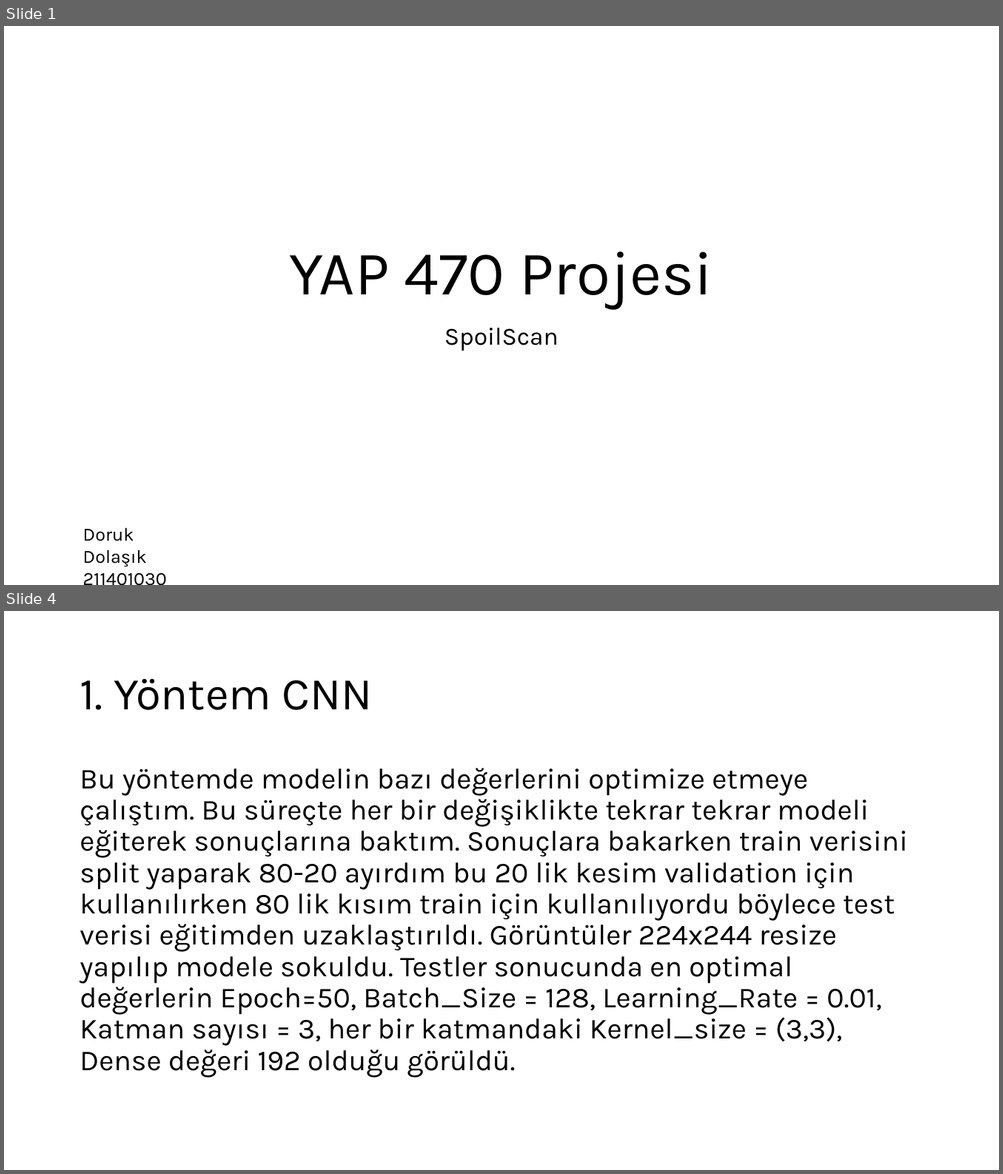
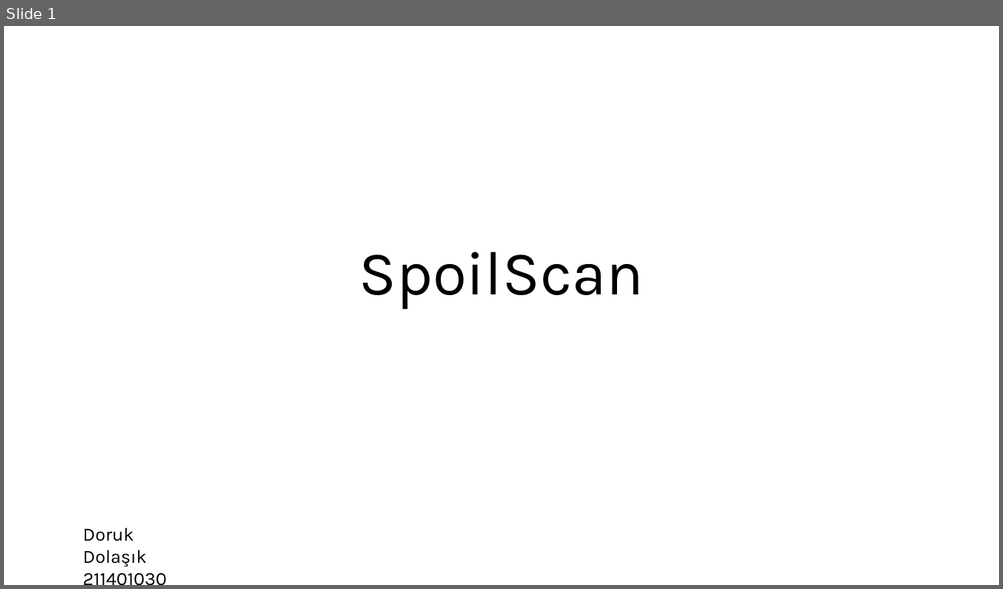
Before and after one commit to dorukdolas/SpoilScanFinal, a slide deck: Sunum.pptx. Shown one above the other, each under a label of ours: slides 1 and 4 before the commit, slide 1 after it; the slides between them are not shown. The pictures are 1003x1174 and 1003x589 pixels, drawn with LibreOffice and Linux fonts; fonts in the diff are those of the drawing. Boxes give left, top, right and bottom in pixels: in the first picture for what was removed or moved away, otherwise in the second. Text is boxed around its words. In the diff, an @@ line names an element or a change of style, - is before the commit and + after.

```diff
--- a/Sunum.pptx
+++ b/Sunum.pptx
@@ slide 4 removed at box(4, 611, 999, 1170), background #FFFFFF @@
@@ title removed at box(79, 678, 373, 710) @@
-1. Yöntem CNN
@@ text removed at box(79, 768, 908, 1078) @@
-Bu yöntemde modelin bazı değerlerini optimize etmeye çalıştım. Bu süreçte her bir değişiklikte tekrar tekrar modeli eğiterek sonuçlarına baktım. Sonuçlara bakarken train verisini split yaparak 80-20 ayırdım bu 20 lik kesim validation için kullanılırken 80 lik kısım train için kullanılıyordu böylece test verisi eğitimden uzaklaştırıldı. Görüntüler 224x244 resize yapılıp modele sokuldu. Testler sonucunda en optimal değerlerin Epoch=50, Batch_Size = 128, Learning_Rate = 0.01, Katman sayısı = 3, her bir katmandaki Kernel_size = (3,3), Dense değeri 192 olduğu görüldü.
@@ slide 1 changed as well @@
@@ title at box(358, 252, 643, 309): text changed @@
-YAP 470 Projesi
+SpoilScan
@@ subtitle removed at box(444, 328, 558, 351) @@
-SpoilScan
```
Also in this commit, not shown: 6 slides added, 4 other slides removed, 3 other files.
